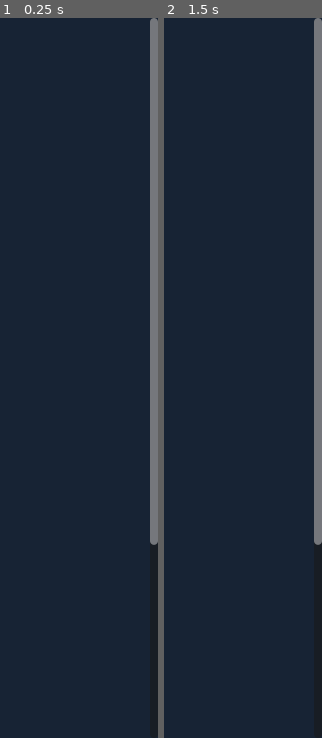
Above: before the commit, frames 1-2 (left to right).
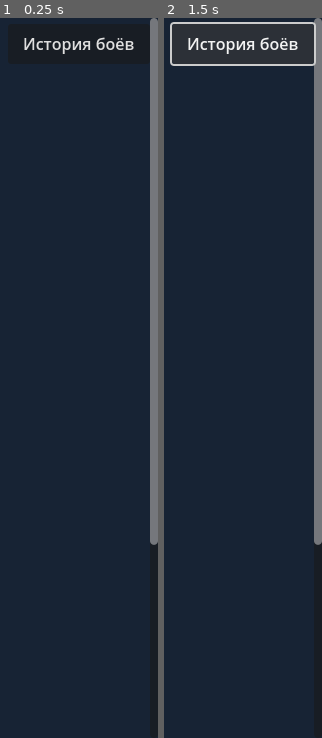
Above: after the commit, the same moments.

Repository: Archoniou1987/Battle-of-Artheon
Game: Godot game, scene res://scenes/main/solo_live_map.tscn
Same seed, same stepped clock (60 frames per second), same inputs: the game is played once before the commit and once after it. This scene is started directly instead of the project's main scene.
Inputs (mouse positions are in pixels of both pictures, inside the frame that each line leads up to):
- Up to frame 1 (0.25 s): no input
- Up to frame 2 (1.5 s): click (243, 46) at 0.5 s, where only the run after the commit has a clickable "История боёв"; click (243, 46) at 1.25 s, where only the run after the commit has a clickable "История боёв"

The runs differ from the first frame. In frame 1, 0.6% of the frame differs, in the area x 15-85%, y 2-5%; in frame 2, 1.3%, in the area x 3-97%, y 0-7%.

Commit message:
feat(solo): prototype horizontal round map and persistent deduplicated 25-battle history

Diff:
--- a/scenes/main/solo_live_map.gd
+++ b/scenes/main/solo_live_map.gd
@@ -4,6 +4,7 @@
 const SAVE := ExpeditionSaveService.DEFAULT_PATH
 const MANIFEST := SoloCombatSessionManifest.PATH
 const PLAYER := "player"
+const HISTORY_PATH := "user://boa_battle_history_v1.json"
 
 var session: SoloLiveMapSession
 var status_label: Label
@@ -24,6 +25,7 @@
 var result_overlay: ColorRect
 var result_window: PanelContainer
 var result_details: Label
+var result_maps: VBoxContainer
 var result_pending := false
 var game_map_scroll: ScrollContainer
 var solo_combat_screen: SoloCombatScreen
@@ -245,6 +247,13 @@
 	solo_combat_screen.visible = false
 	solo_combat_screen.round_requested.connect(_play_combat_round)
 	solo_combat_screen.elixir_selected.connect(_refresh_game_ability_options)
+	var history_button := Button.new()
+	history_button.text = "История боёв"
+	history_button.custom_minimum_size = Vector2(142,40)
+	history_button.set_anchors_and_offsets_preset(Control.PRESET_TOP_RIGHT)
+	history_button.position = Vector2(-150,6)
+	history_button.pressed.connect(_show_history)
+	add_child(history_button)
 
 func _show_battle_result(outcome: String, final_view: Dictionary, step: Dictionary) -> void:
 	# Settlement has already been durably committed. The overlay is display-only.
@@ -275,6 +284,8 @@
 		result_details.autowrap_mode = TextServer.AUTOWRAP_WORD_SMART
 		result_details.size_flags_horizontal = Control.SIZE_EXPAND_FILL
 		result_scroll.add_child(result_details)
+		result_maps = VBoxContainer.new()
+		stack.add_child(result_maps)
 		var continue_button := Button.new()
 		continue_button.text = "Продолжить"
 		continue_button.custom_minimum_size.y = 54
@@ -301,16 +312,120 @@
 		lines.append("Нанесено урона: %d" % int(stats.get("damage",0)))
 		lines.append("Вылечено HP: %d" % int(stats.get("healed",0)))
 		lines.append("Критов: %d   Промахов: %d" % [int(stats.get("crits",0)),int(stats.get("misses",0))])
-		lines.append("Удары / Блоки (голова, грудь, руки, пояс, ноги):")
-		for raw_row in Array(stats.get("strike_map",[])):
-			lines.append(String(raw_row))
+		lines.append("Уклонений: %d" % int(stats.get("dodges",0)))
+		lines.append("✹ крит / × промах / ¤ уклонение / ■ блок")
 	if outcome=="victory":
 		lines.append("Добыча сохранена на клетке противников.")
 	else:
 		lines.append("Поражение сохранено. Возвращение к старту экспедиции.")
 	result_details.text = "\n".join(lines)
+	_render_round_map(Array(stats.get("map_rounds",[])))
+	if outcome != "history":
+		_save_history(outcome,final_view,step)
 	result_overlay.visible = true
 	result_overlay.move_to_front()
+
+func _render_round_map(rounds: Array) -> void:
+	for child in result_maps.get_children():
+		child.queue_free()
+	if rounds.is_empty():
+		return
+	for mode in ["attacks","blocks"]:
+		var heading := Label.new()
+		heading.text = "АТАКИ" if mode=="attacks" else "ВЫБРАННЫЕ БЛОКИ"
+		result_maps.add_child(heading)
+		var scroll := ScrollContainer.new()
+		scroll.custom_minimum_size.y = 170
+		scroll.horizontal_scroll_mode = ScrollContainer.SCROLL_MODE_AUTO
+		scroll.vertical_scroll_mode = ScrollContainer.SCROLL_MODE_DISABLED
+		result_maps.add_child(scroll)
+		var grid := GridContainer.new()
+		grid.columns = rounds.size()+1
+		grid.add_theme_constant_override("h_separation",5)
+		scroll.add_child(grid)
+		_add_map_cell(grid,"Зона",Color.WHITE)
+		for raw in rounds:
+			var round_data: Dictionary = raw
+			_add_map_cell(grid,str(round_data.get("round",0)),Color.WHITE)
+		var zones := ["Голова","Грудь","Руки","Пояс","Ноги"]
+		for i in range(5):
+			_add_map_cell(grid,String(zones[i]),Color.WHITE)
+			for raw in rounds:
+				var round_data: Dictionary = raw
+				var cells: Array = round_data.get(mode,[])
+				var glyph := String(cells[i]) if i < cells.size() else "—"
+				var color := Color(0.9,0.9,0.9)
+				if glyph.contains("✹"):
+					color = Color(1.0,0.3,0.3)
+				elif glyph.contains("¤"):
+					color = Color(0.3,0.85,1.0)
+				elif glyph.contains("×"):
+					color = Color(0.6,0.6,0.6)
+				_add_map_cell(grid,glyph,color)
+
+func _add_map_cell(grid: GridContainer, glyph: String, tint: Color) -> void:
+	var cell := Label.new()
+	cell.text = glyph
+	cell.horizontal_alignment = HORIZONTAL_ALIGNMENT_CENTER
+	cell.custom_minimum_size.x = 42
+	cell.add_theme_color_override("font_color",tint)
+	grid.add_child(cell)
+
+func _read_history() -> Dictionary:
+	if not FileAccess.file_exists(HISTORY_PATH):
+		return {"pve":[],"pvp":[]}
+	var parsed: Variant = JSON.parse_string(FileAccess.get_file_as_string(HISTORY_PATH))
+	if not parsed is Dictionary:
+		return {"pve":[],"pvp":[]}
+	return {"pve":Array(parsed.get("pve",[])),"pvp":Array(parsed.get("pvp",[]))}
+
+func _save_history(outcome: String, view: Dictionary, step: Dictionary) -> void:
+	var encounter_id := String(step.get("encounter_key",""))
+	if encounter_id.is_empty():
+		return
+	var history := _read_history()
+	var records: Array = history["pve"]
+	for raw in records:
+		if raw is Dictionary and String(raw.get("id","")) == encounter_id:
+			return
+	var enemies: Array[String] = []
+	for raw in Array(view.get("enemies",[])):
+		if raw is Dictionary:
+			enemies.append(String(raw.get("name","NPC")))
+	records.push_front({"id":encounter_id,"date":Time.get_datetime_string_from_system(),"outcome":outcome,"rounds":int(step.get("round",0)),"enemies":enemies,"stats":Dictionary(view.get("battle_stats",{})).duplicate(true)})
+	while records.size()>25:
+		records.pop_back()
+	history["pve"] = records
+	var tmp := HISTORY_PATH+".tmp"
+	var file := FileAccess.open(tmp,FileAccess.WRITE)
+	if file == null:
+		push_warning("Battle history write failed")
+		return
+	file.store_string(JSON.stringify(history))
+	file.flush()
+	file.close()
+	var status := DirAccess.rename_absolute(ProjectSettings.globalize_path(tmp),ProjectSettings.globalize_path(HISTORY_PATH))
+	if status != OK:
+		push_warning("Battle history publish failed: "+str(status))
+
+func _show_history() -> void:
+	if session == null or live_combat != null or result_pending or pickup_active or FileAccess.file_exists(MANIFEST):
+		return
+	_show_battle_result("history",{},{"round":0})
+	var history := _read_history()
+	var lines: Array[String] = ["ИСТОРИЯ БОЁВ","PvE %d/25 • PvP %d/25" % [Array(history["pve"]).size(),Array(history["pvp"]).size()]]
+	for kind in ["pve","pvp"]:
+		lines.append("")
+		lines.append("PvE" if kind=="pve" else "PvP")
+		for raw in Array(history[kind]):
+			if not raw is Dictionary:
+				continue
+			var record: Dictionary = raw
+			var stats: Dictionary = record.get("stats",{})
+			lines.append("%s • %s • %d раундов" % [String(record.get("date","")),String(record.get("outcome","")),int(record.get("rounds",0))])
+			lines.append("Урон %d | Лечение %d | Криты %d | Промахи %d" % [int(stats.get("damage",0)),int(stats.get("healed",0)),int(stats.get("crits",0)),int(stats.get("misses",0))])
+	result_details.text = "\n".join(lines)
+	_render_round_map([])
 
 func _close_battle_result() -> void:
 	if not result_pending:
@@ -953,6 +1068,7 @@
 	var state := String(step.get("state",""))
 	if state == "victory" or state == "defeat":
 		var final_view := before.duplicate(true)
+		var completed_encounter_key := live_combat.encounter_key
 		var final_simulator: GroupCombatSimulator = live_combat.battle.get("simulator") as GroupCombatSimulator
 		if final_simulator != null:
 			var resolved_view := live_combat.combat_view()
@@ -978,7 +1094,7 @@
 			_set_status("Победа подтверждена и сохранена. Награды находятся на клетке противника.")
 		else:
 			_set_status("Поражение сохранено. Герой вернулся на стартовую клетку экспедиции; враг и добыча не изменены.")
-		_show_battle_result(state,final_view,step)
+		_show_battle_result(state,final_view,step.merged({"encounter_key":completed_encounter_key},true))
 	else:
 		_refresh_combat_controls()
 		_set_status("Раунд "+str(step.get("round",0))+" завершён и сохранён.")
